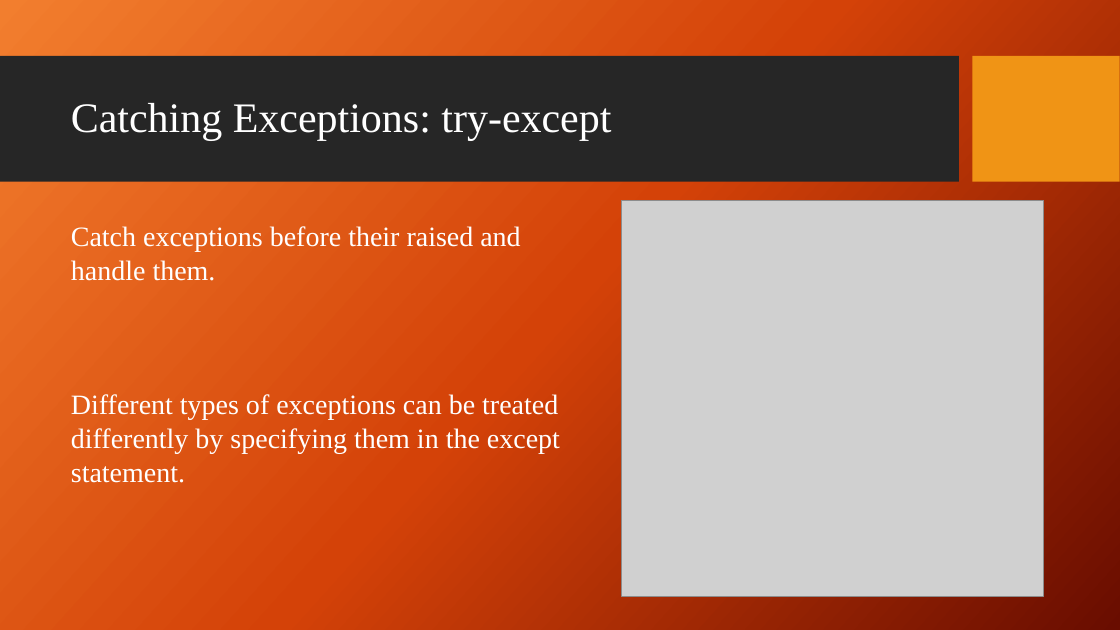
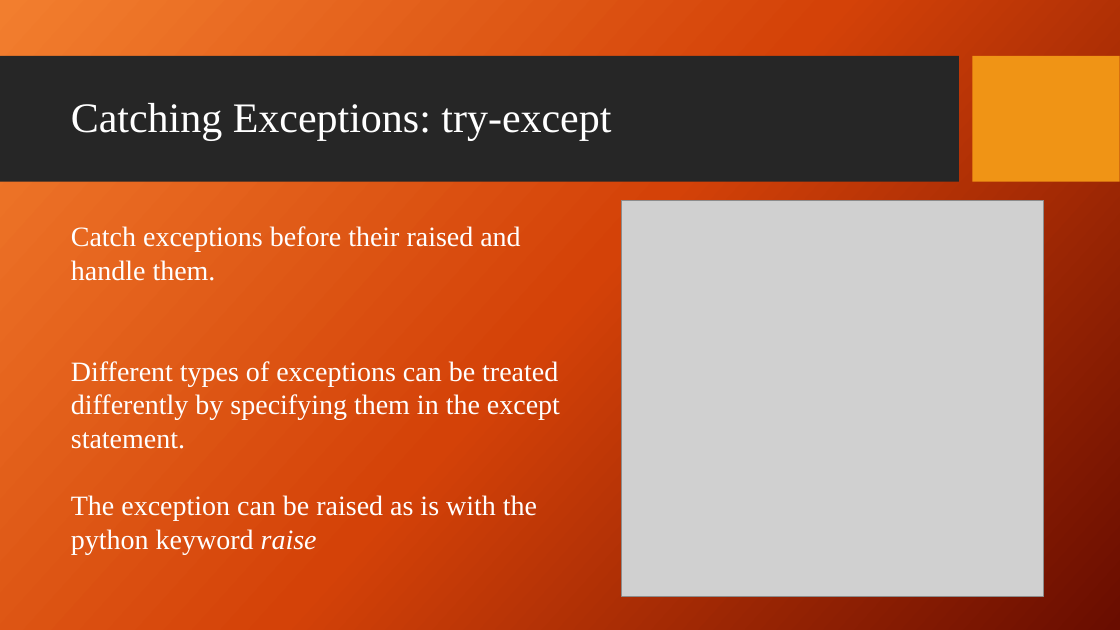
Before and after one commit to giganano/PythonBootcamp, a slide deck: slide 25 of slides/review.pptx. Drawn at 1120x630 pixels with LibreOffice and Linux fonts; fonts in the diff are those of the drawing; grey boxes stand for pictures; background and template pictures are left out. Boxes give left, top, right and bottom in pixels: in the first picture for what was removed or moved away, otherwise in the second. Text is boxed around its words. In the diff, an @@ line names an element or a change of style, - is before the commit and + after.

```diff
--- a/slides/review.pptx
+++ b/slides/review.pptx
@@ text at (71,495,537,554): paragraph added @@
+The exception can be raised as is with the python keyword raise
```
Also in this commit, not shown: 1 other slide changed, 8 other files.
